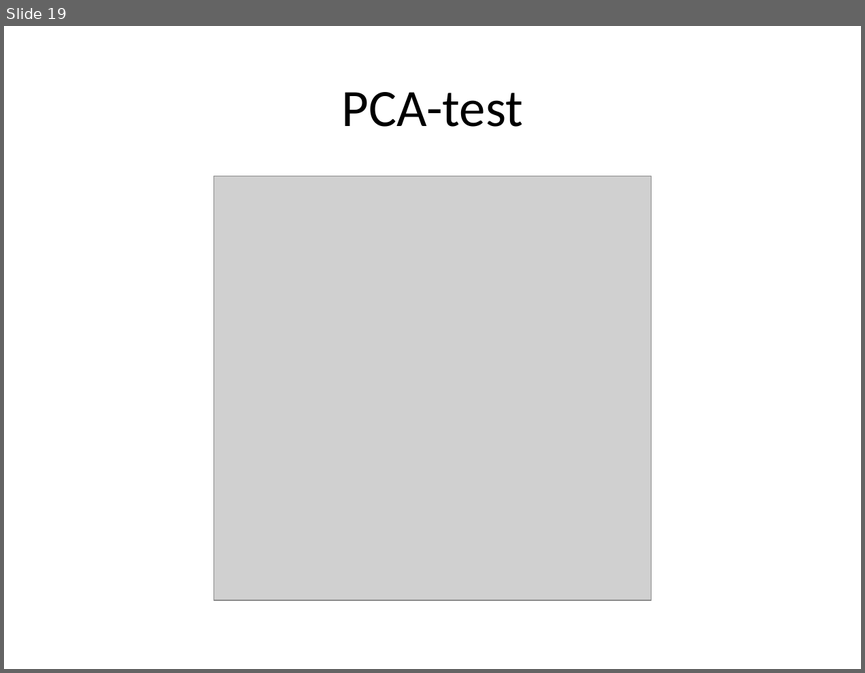
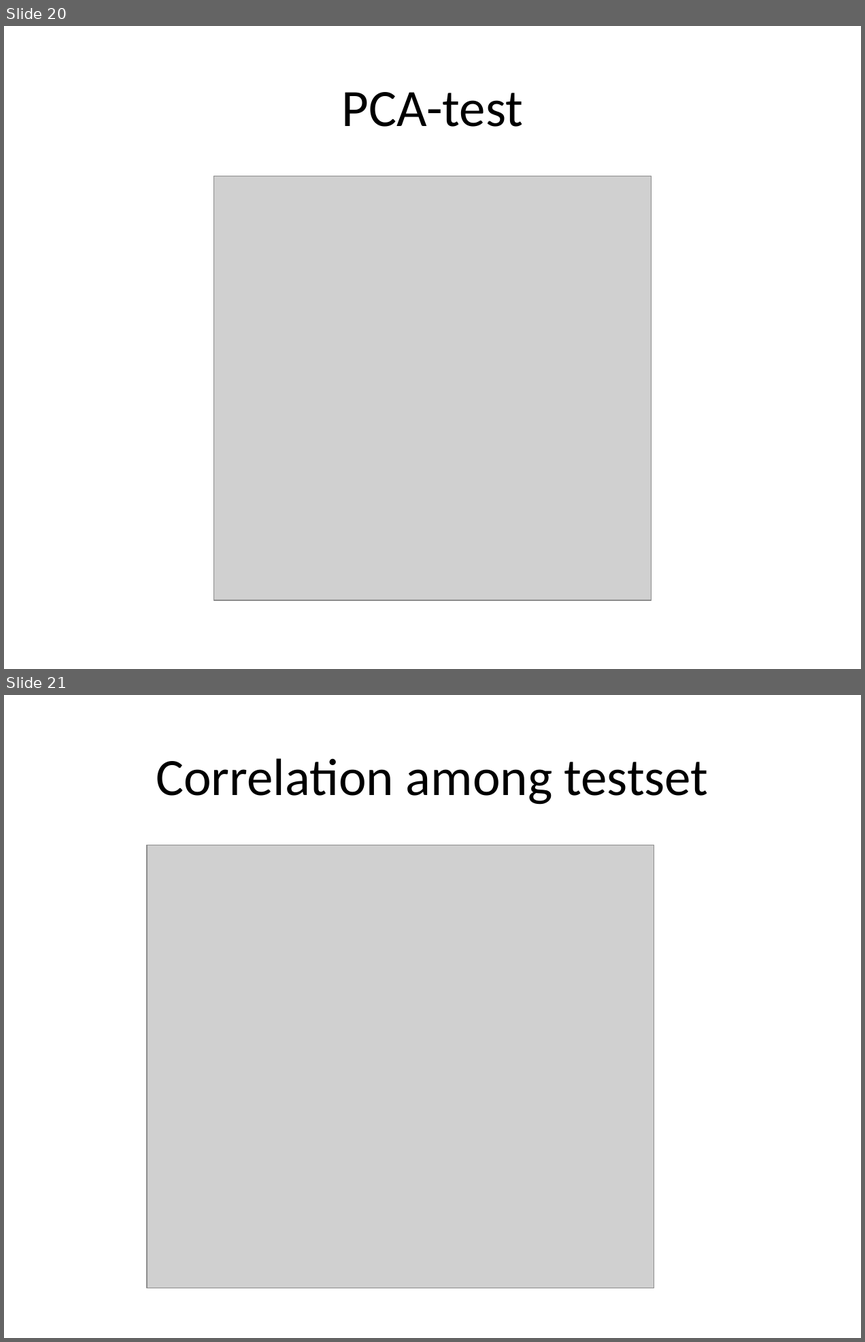
Before and after one commit to hxwang/revenue-prediction, a slide deck: doc/presentation/revenue-prediction.pptx. Shown one above the other, each under a label of ours: slide 19 before the commit, slides 20 and 21 after it. The pictures are 865x673 and 865x1342 pixels, drawn with LibreOffice and Linux fonts; fonts in the diff are those of the drawing; grey boxes stand for pictures. Boxes give left, top, right and bottom in pixels: in the first picture for what was removed or moved away, otherwise in the second. Text is boxed around its words. In the diff, an @@ line names an element or a change of style, - is before the commit and + after.

Commit message:
add correlation figs

```diff
--- a/doc/presentation/revenue-prediction.pptx
+++ b/doc/presentation/revenue-prediction.pptx
@@ slide 21 added at box(4, 695, 861, 1338), background #FFFFFF @@
@@ title added at box(156, 758, 708, 804), 44 pt, text #000000 @@
+Correlation among testset
@@ picture added at box(147, 845, 654, 1288) @@
@@ what was slide 19 is now slide 20 @@
```
Also in this commit, not shown: 1 slide changed, 1 other slide added, 2 other files.
